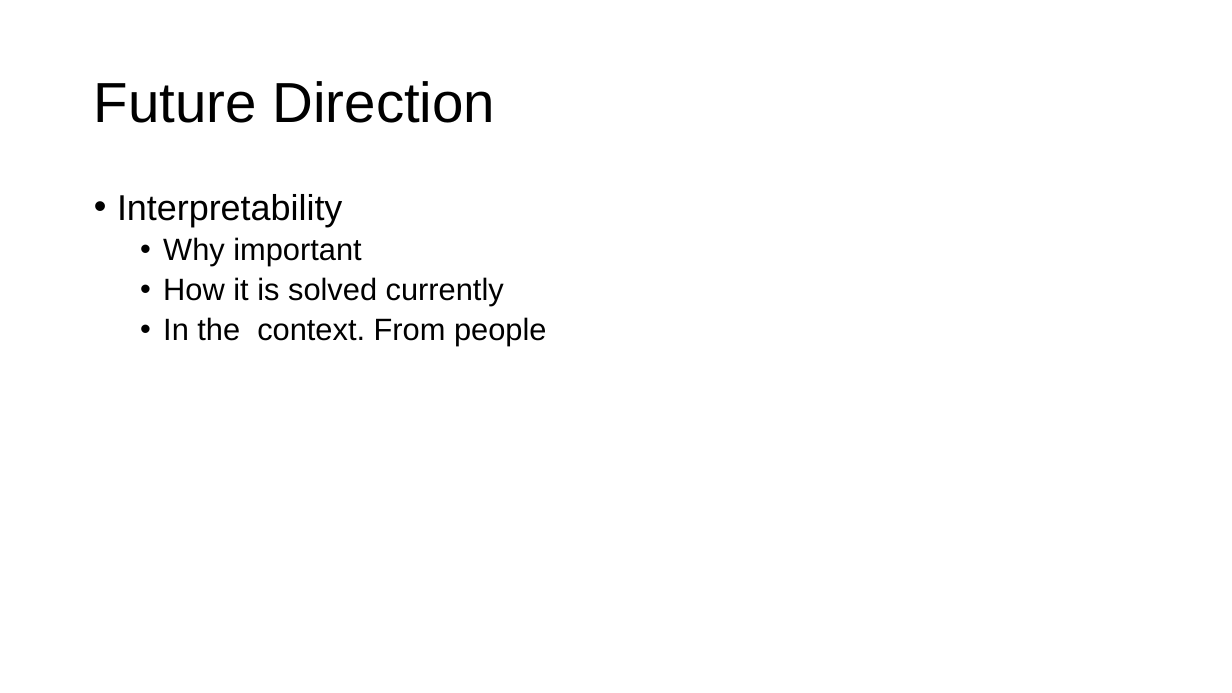
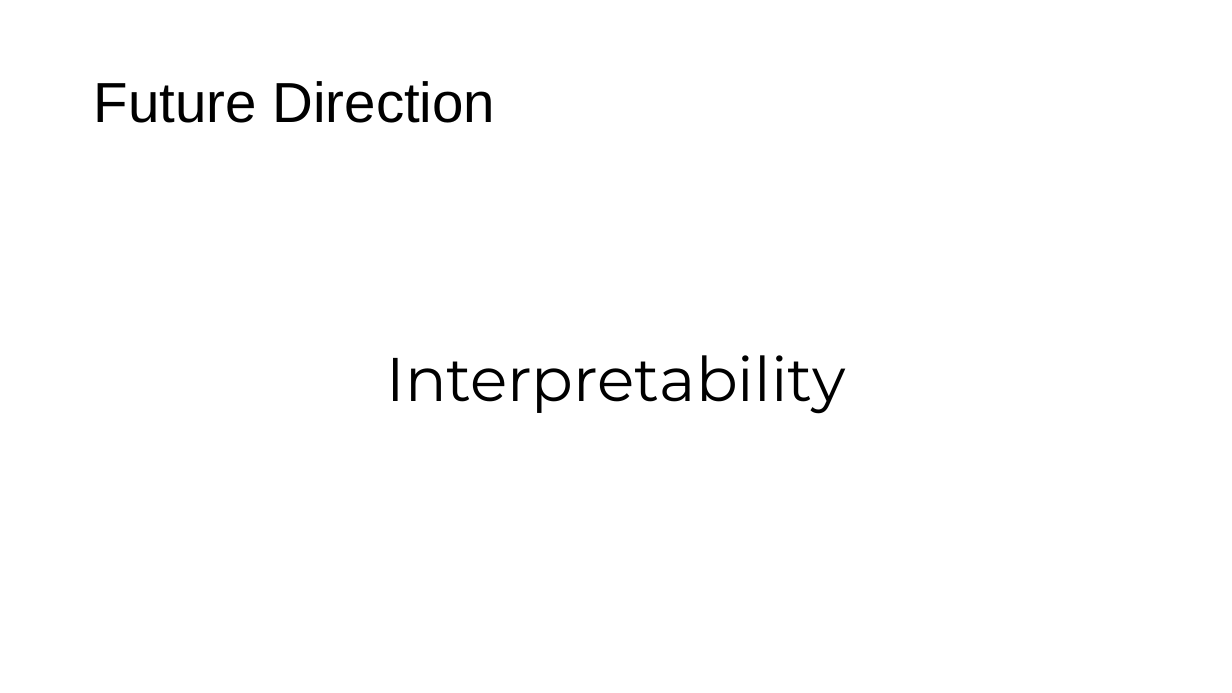
Before and after one commit to zhengyouhan/TransInfos24, a slide deck: slide 8 of Rinko_Drafts/A Brief Survey on Deep Learning in.pptx (slide 9 before the commit). Drawn at 1232x693 pixels with LibreOffice and Linux fonts; fonts in the diff are those of the drawing. Boxes give left, top, right and bottom in pixels: in the first picture for what was removed or moved away, otherwise in the second. Text is boxed around its words. In the diff, an @@ line names an element or a change of style, - is before the commit and + after.

```diff
--- a/Rinko_Drafts/A Brief Survey on Deep Learning in.pptx
+++ b/Rinko_Drafts/A Brief Survey on Deep Learning in.pptx
@@ text "Interpretability" at (386,355,845,414): size 28 to 48 pt, font Arial to Montserrat; alignment left to centre; bullet • to none @@
@@ text at (163,237,546,345): paragraphs removed @@
-  • Why important
-  • How it is solved currently
-  • In the context. From people
```
Also in this commit, not shown: 4 other slides changed, 2 slides added, 3 slides removed, 1 other file.
